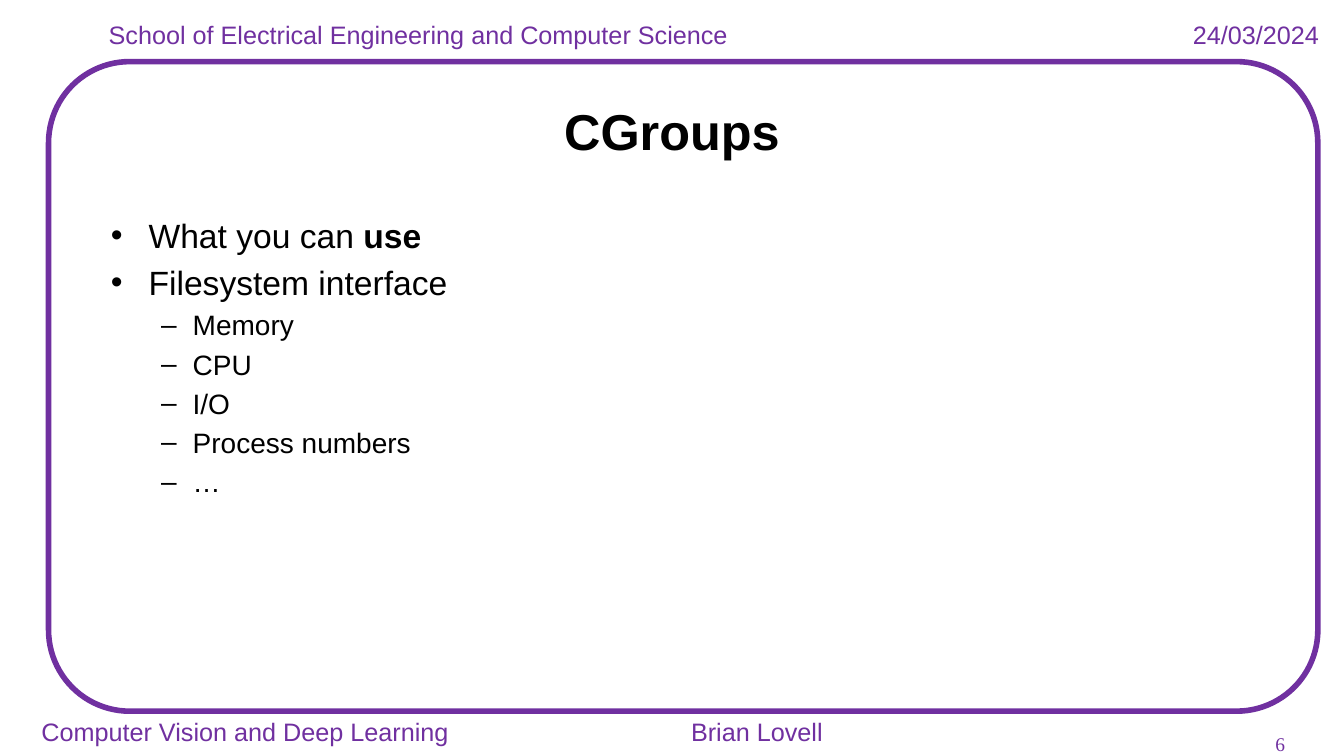
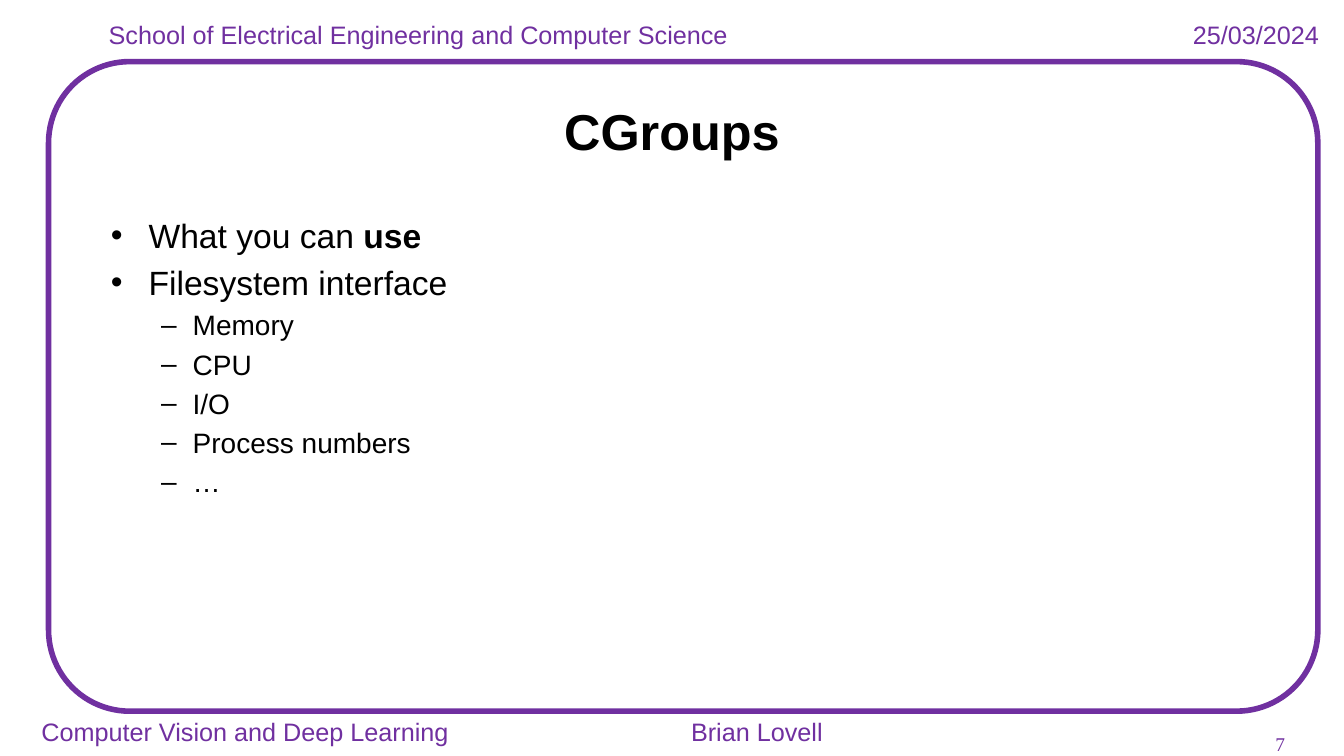
Before and after one commit to lovellbrian/docs, a slide deck: slide 7 of Containers_from_scratch.pptx (slide 6 before the commit). Drawn at 1344x756 pixels with LibreOffice and Linux fonts; fonts in the diff are those of the drawing; background and template pictures are left out. Boxes give left, top, right and bottom in pixels: in the first picture for what was removed or moved away, otherwise in the second. Text is boxed around its words. In the diff, an @@ line names an element or a change of style, - is before the commit and + after.

```diff
--- a/Containers_from_scratch.pptx
+++ b/Containers_from_scratch.pptx
@@ text at box(1193, 25, 1319, 45): text changed @@
-24/03/2024
+25/03/2024
@@ page number at box(1275, 738, 1285, 751): text changed @@
-6
+7
```
Also in this commit, not shown: 5 other slides changed, 2 slides added, 1 slide removed.
